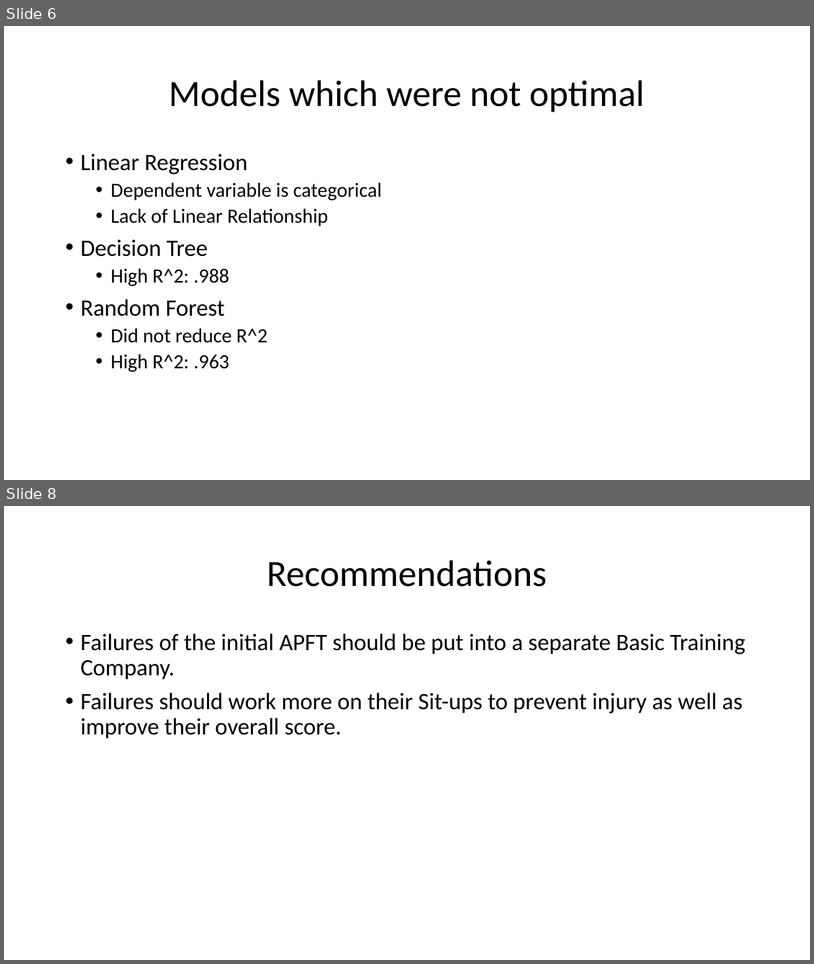
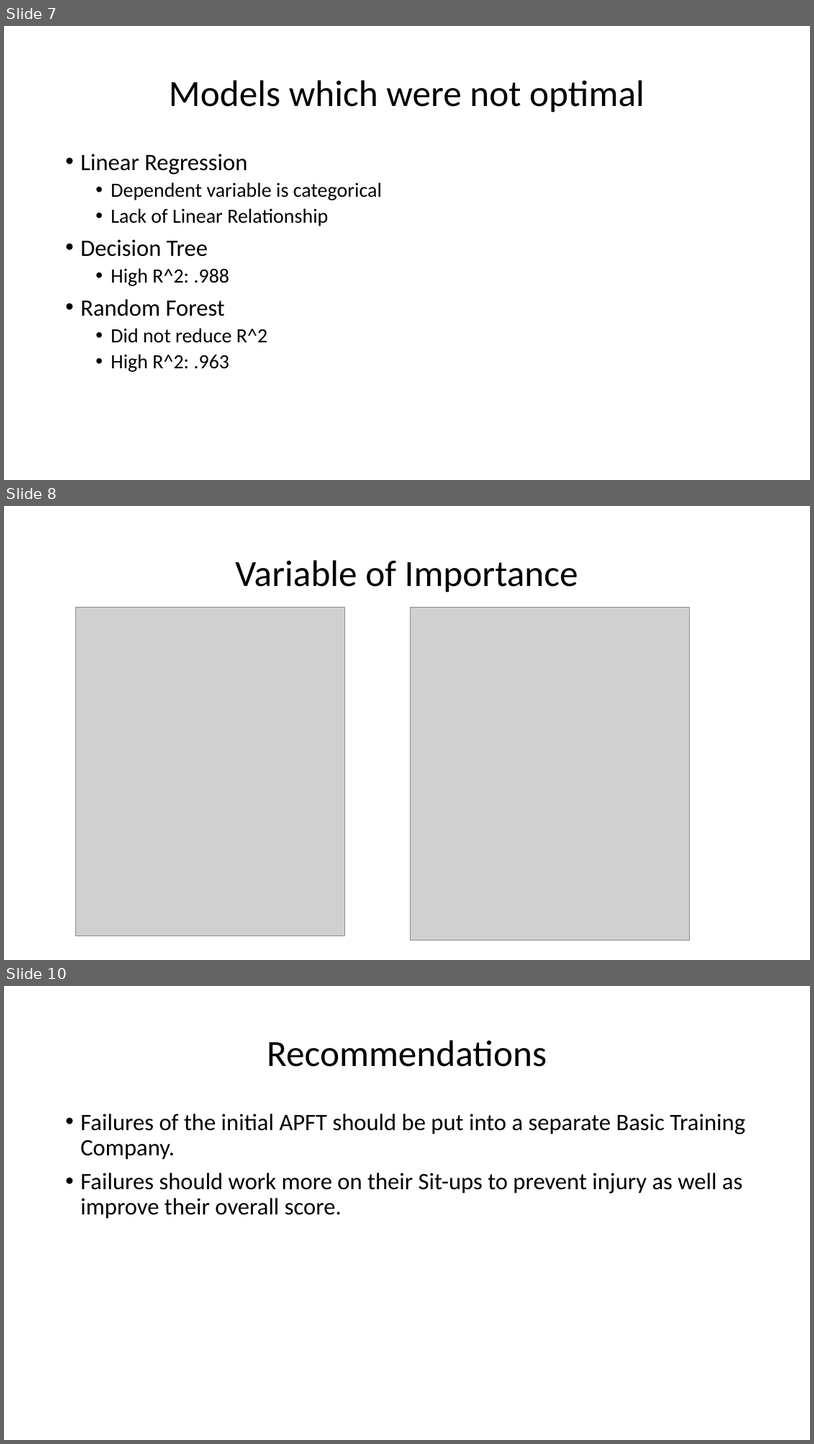
Before and after one commit to ThompsonL/ThinkfulProjects, a slide deck: Thinkful Data Science Course/Unit3 Deeper into Supervised Learning/The US Army’s Physical Fitness Test.pptx. Shown one above the other, each under a label of ours: slides 6 and 8 before the commit, slides 7, 8 and 10 after it; the slides between them are not shown. The pictures are 814x964 and 814x1444 pixels, drawn with LibreOffice and Linux fonts; fonts in the diff are those of the drawing; grey boxes stand for pictures. Boxes give left, top, right and bottom in pixels: in the first picture for what was removed or moved away, otherwise in the second. Text is boxed around its words. In the diff, an @@ line names an element or a change of style, - is before the commit and + after.

```diff
--- a/Thinkful Data Science Course/Unit3 Deeper into Supervised Learning/The US Army’s Physical Fitness Test.pptx
+++ b/Thinkful Data Science Course/Unit3 Deeper into Supervised Learning/The US Army’s Physical Fitness Test.pptx
@@ slide 8 added at (4,506,810,960), background #FFFFFF @@
@@ title added at (235,560,579,592), 44 pt, text #000000 @@
+Variable of Importance
@@ picture added at (75,607,345,936) @@
@@ picture added at (411,607,690,940) @@
@@ what was slide 6 is now slide 7 @@
@@ what was slide 8 is now slide 10 @@
```
Also in this commit, not shown: 2 slides changed, 1 other slide added, 1 other file.
